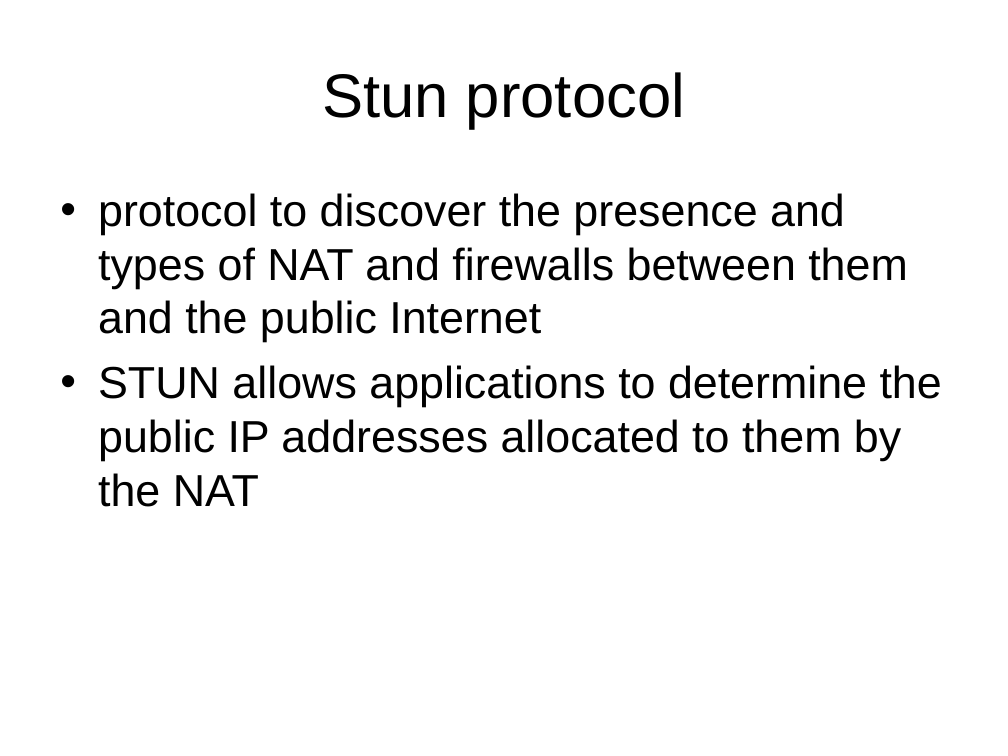
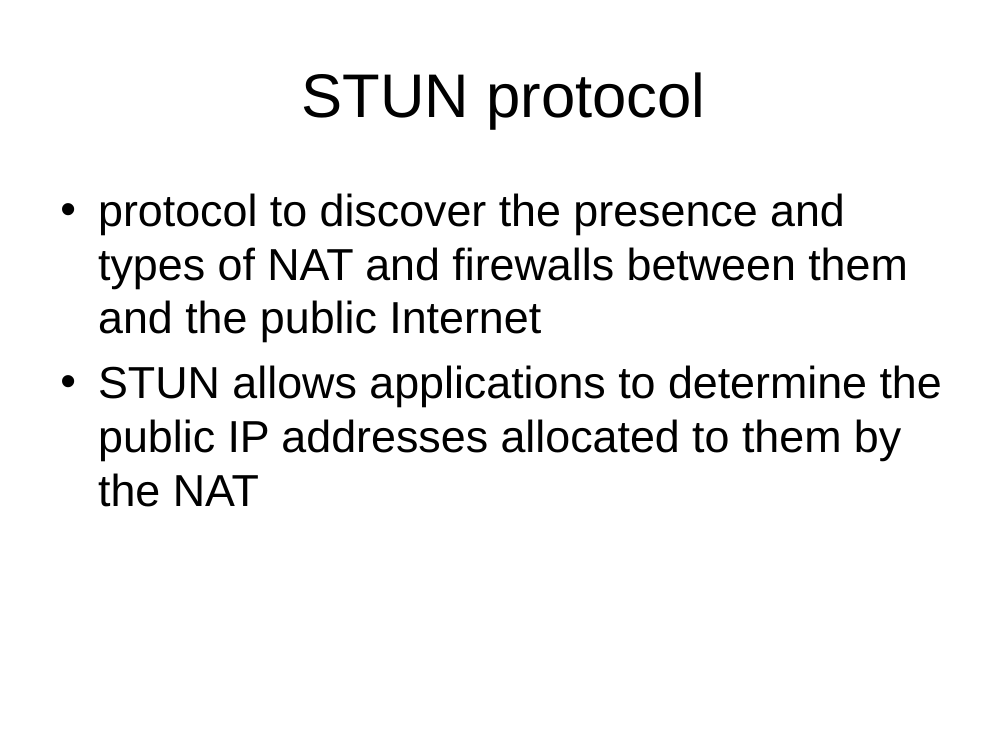
Before and after one commit to BackupTheBerlios/p2p-mentor, a slide deck: slide 25 of slide/nat-p2p.ppt. Drawn at 1008x756 pixels with LibreOffice and Linux fonts; fonts in the diff are those of the drawing. Boxes give left, top, right and bottom in pixels: in the first picture for what was removed or moved away, otherwise in the second. Text is boxed around its words. In the diff, an @@ line names an element or a change of style, - is before the commit and + after.

Commit message:
added some slides on TURN, STUN and TCP hole punching

```diff
--- a/slide/nat-p2p.ppt
+++ b/slide/nat-p2p.ppt
@@ title at (302,72,705,129): text changed @@
-Stun protocol
+STUN protocol
```
Also in this commit, not shown: 6 slides added, 3 slides removed.
